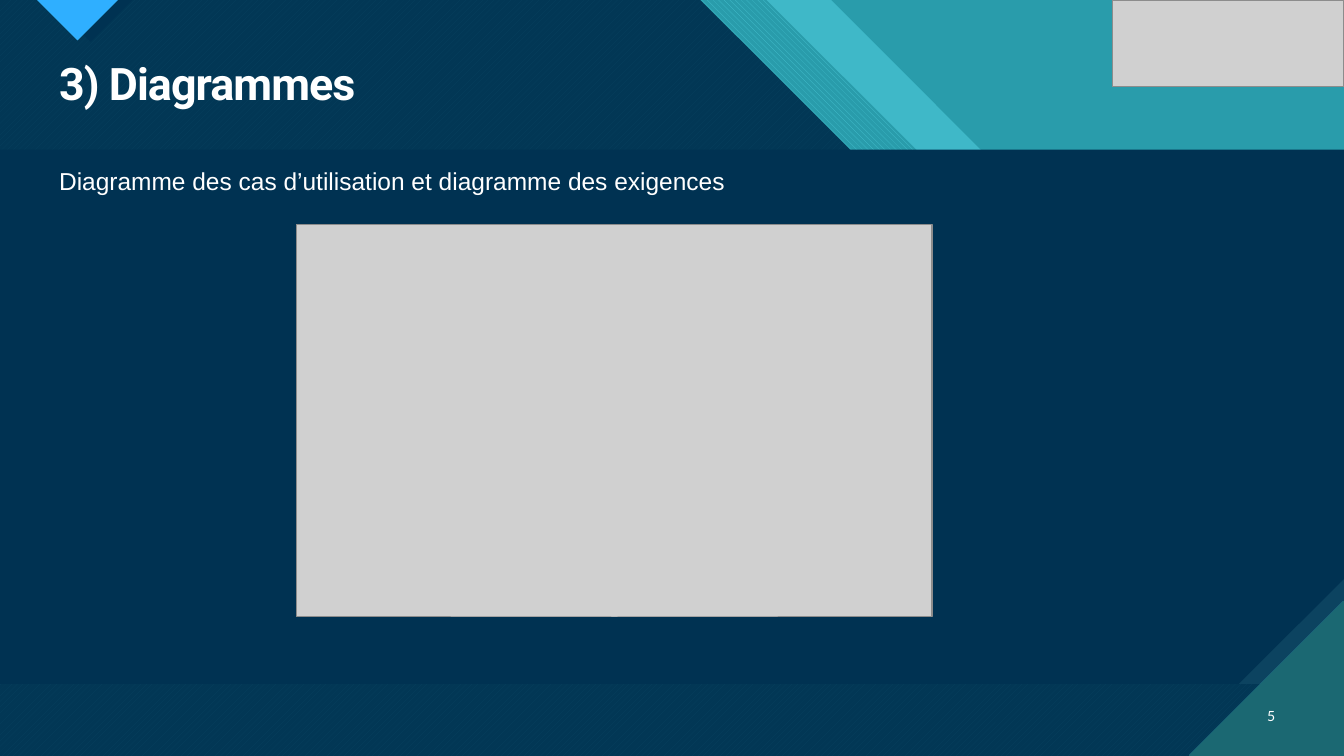
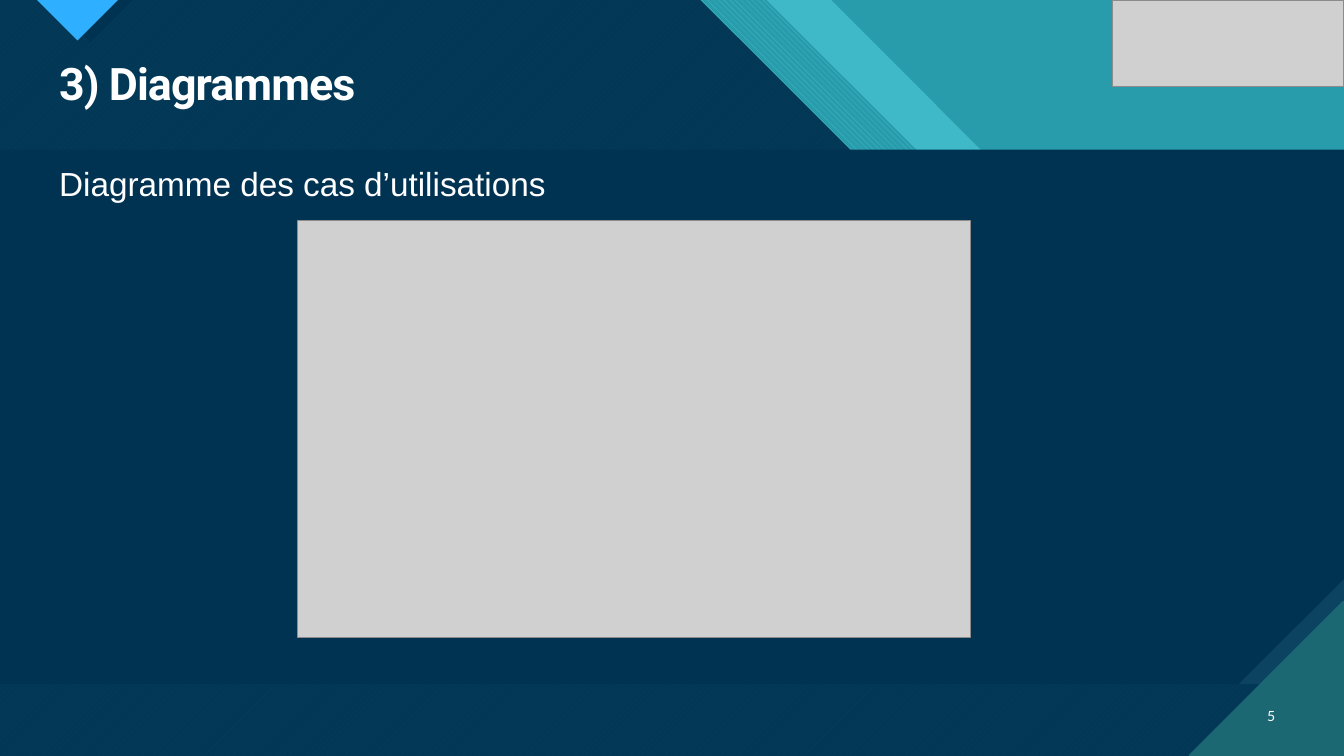
Before and after one commit to m4mchlk-svg/Projet-Pico-Centrale-Hydro-l-ctrique-BTS-CIEL-2nd, a slide deck: slide 5 of Rapport de PROJET/Diapo-Oral.pptx. Drawn at 1344x756 pixels with LibreOffice and Linux fonts; fonts in the diff are those of the drawing; grey boxes stand for pictures. Boxes give left, top, right and bottom in pixels: in the first picture for what was removed or moved away, otherwise in the second. Text is boxed around its words. In the diff, an @@ line names an element or a change of style, - is before the commit and + after.

```diff
--- a/Rapport de PROJET/Diapo-Oral.pptx
+++ b/Rapport de PROJET/Diapo-Oral.pptx
@@ text at (59, 172, 545, 202): text changed; size 17.5 to 23.8 pt @@
-Diagramme des cas d’utilisation et diagramme des exigences
+Diagramme des cas d’utilisations
@@ picture: place and size @@
-picture at (296, 224, 932, 617)
+picture at (297, 221, 971, 637)
```
Also in this commit, not shown: 4 other slides changed.
